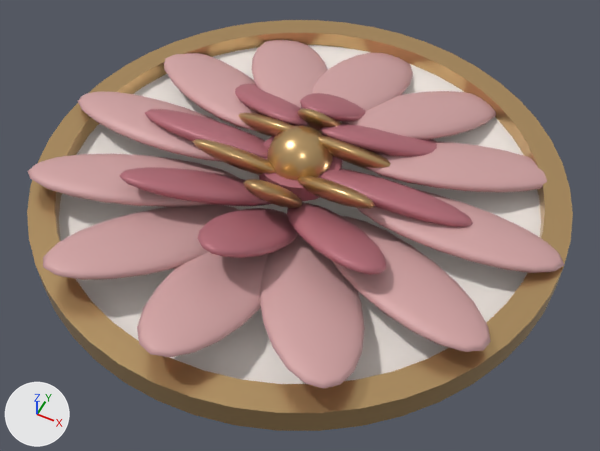
What one commit did to the glTF model public/models/lotus-medallion.glb.
Both versions are drawn from a 50 mm lens placed at (0.458, -0.916, 1.043), pointed at (0.035, -0.07, -0.014). Arrows for +X, +Y and +Z are at lower left; the lights stay in place. The older version comes first. Where no turn or scale is listed for an object, it has been applied to the vertices.
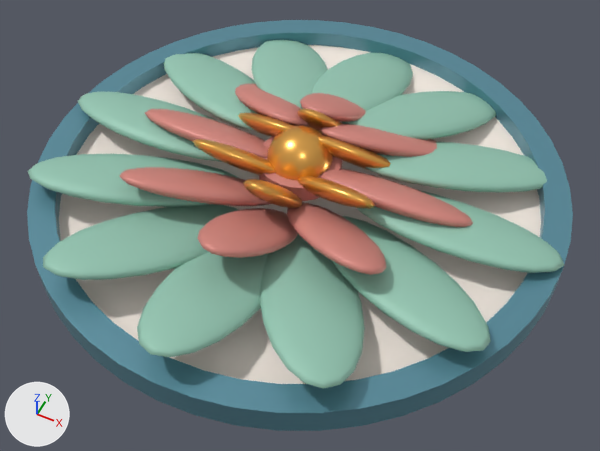
Commit message: Rebrand palette to Nectarine / Pêche / Menthe / Lagune

Where the change shows, as pixel boxes [x1, y1, x2, y2] in the pictures (600 x 451 px):
'LotusRim', recoloured (beige to cyan): [27, 20, 573, 431] in both
'lotus.ringOuter.001', recoloured (pink to greyish green): [259, 234, 365, 389] in both
'LotusPetalOuter', recoloured (pink to greyish green): [137, 252, 269, 357] in both
'lotus.ringOuter.002', recoloured (pink to greyish green): [332, 216, 491, 352] in both
'lotus.ringOuter.011', recoloured (pink to greyish green): [43, 204, 239, 280] in both
'lotus.ringOuter.003', recoloured (pink to greyish green): [357, 190, 564, 273] in both
'lotus.ringOuter.004', recoloured (pink to greyish green): [366, 142, 547, 193] in both
'lotus.ringOuter.010', recoloured (pink to greyish green): [28, 154, 240, 207] in both
'lotus.ringOuter.005', recoloured (pink to greyish green): [342, 91, 496, 140] in both
'lotus.ringOuter.009', recoloured (pink to greyish green): [78, 91, 222, 162] in both
'lotus.ringOuter.008', recoloured (pink to greyish green): [163, 53, 258, 131] in both
'lotus.ringMid.001', recoloured: [287, 202, 387, 275] in both
'lotus.ringOuter.006', recoloured (pink to greyish green): [312, 52, 413, 111] in both
'LotusPetalMid', recoloured: [198, 208, 298, 258] in both
'lotus.ringMid.007', recoloured: [120, 167, 271, 206] in both
'lotus.ringOuter.007', recoloured (pink to greyish green): [251, 40, 328, 109] in both
'lotus.ringMid.002', recoloured: [320, 169, 473, 227] in both
'LotusPod', recoloured (beige to orange): [267, 126, 333, 180] in both
'lotus.ringMid.006', recoloured: [145, 109, 268, 158] in both
'lotus.ringMid.003', recoloured: [321, 124, 437, 157] in both
'lotus.ringMid.005', recoloured: [235, 83, 308, 126] in both
'lotus.ringInner.005', recoloured (beige to orange): [192, 139, 275, 175] in both
'lotus.ringInner.001', recoloured (beige to orange): [297, 176, 375, 209] in both
'lotus.ringMid.004', recoloured: [300, 93, 366, 122] in both
'lotus.ringInner.002', recoloured (beige to orange): [318, 136, 391, 170] in both
'LotusPetalInner', recoloured (beige to orange): [243, 179, 302, 208] in both
'LotusCrown', recoloured: [259, 133, 342, 201] in both
'lotus.ringInner.004', recoloured (beige to orange): [238, 112, 294, 137] in both
'lotus.ringInner.003', recoloured (beige to orange): [298, 109, 342, 134] in both

The change in detail:
Material 'lotus.gold' (mat_lotus_gold) changes colour from beige #d4af7a to orange #f9b95c; in linear values from (0.658, 0.429, 0.195) to (0.947, 0.485, 0.107).
Material 'lotus.blush' (mat_lotus_blush) changes colour from pink #d4a5a5 to greyish green #96c7b3; in linear values from (0.658, 0.376, 0.376) to (0.305, 0.571, 0.451).
Material 'lotus.rose' (mat_lotus_rose) changes colour from pink #b76e79 to pink #d7897f; in linear values from (0.474, 0.156, 0.191) to (0.68, 0.25, 0.212).
Material 'lotus.lagune' (mat_lotus_lagune) is new.
Its base color is (0.125, 0.314, 0.397) (cyan #6398a9).
Its metallic is 0.45.
Its roughness is 0.35.
me_lotus_rim_feature_lotus_gold has 196 vertices, 384 faces and spans x -0.46..0.46, y -0.46..0.46, z -0.025..0.025.
me_lotus_rim_feature_lotus_gold no longer uses material mat_lotus_gold (beige #d4af7a).
me_lotus_rim_feature_lotus_gold gains material mat_lotus_lagune (cyan #6398a9).
